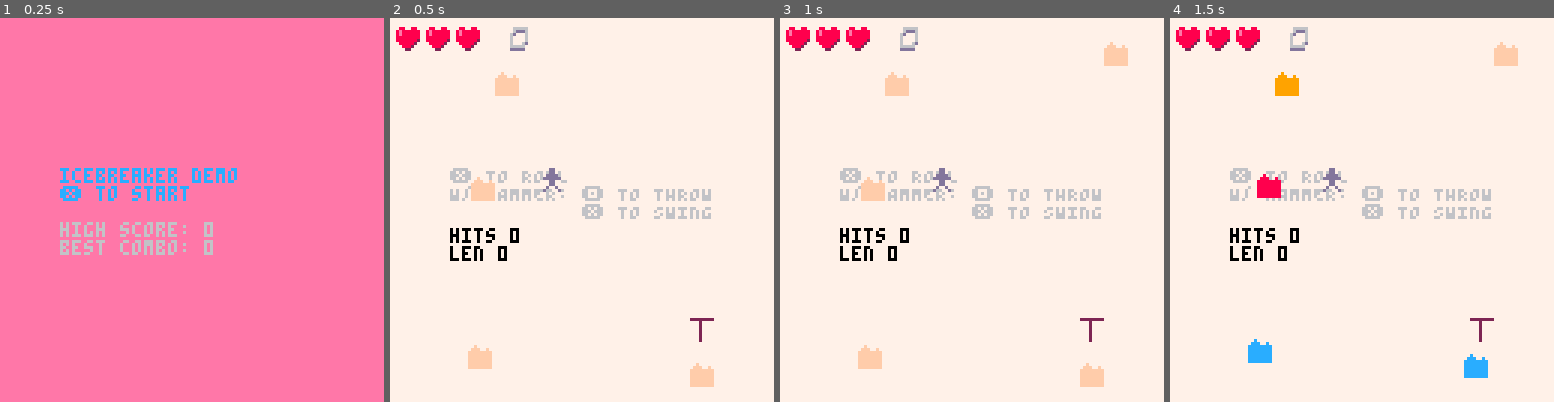
Above: before the commit, frames 1-4 (left to right).
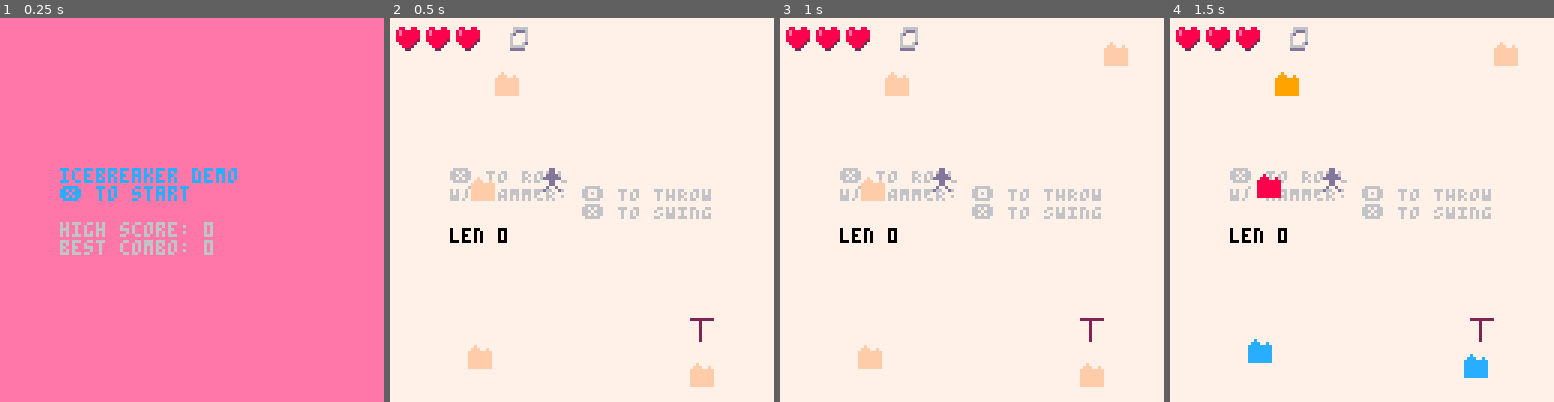
Above: after the commit, the same moments.

Repository: wsasaki01/icebreaker
Game: PICO-8 cartridge p2/icebreaker-p2.p8
Same seed, same stepped clock (60 frames per second), same inputs: the game is played once before the commit and once after it.
Inputs:
- Up to frame 1 (0.25 s): no input
- Up to frame 2 (0.5 s): tap X (X key) at 0.33 s
- Up to frame 3 (1 s): tap O (Z key) at 0.7 s
- Up to frame 4 (1.5 s): tap X (X key) at 1.07 s

Frame 1 is identical in both runs. In frame 2, 0.6% of the frame differs, in the area x 15-34%, y 54-64%; in frame 3, 0.6%; in frame 4, 0.6%.

Commit message:
Heart drops

Diff:
--- a/p2/draw.lua
+++ b/p2/draw.lua
@@ -34,6 +34,10 @@
 
         h:draw()
 
+        for heart in all(hearts) do
+            heart:draw()
+        end
+
         if p.hit then
             p.hit_count -= 1
             if p.hit_count == 0 then
@@ -49,8 +53,7 @@
 
         cursor(20, 70, 0)
         log({
-            "hits "..tostr(h.hit_cnt),
-            "len "..tostr(#hit_signs)
+            "len "..#hearts
         })
     elseif retry then
         rectfill(20, 30, 100, 80, 2)
--- /dev/null
+++ b/p2/drops.lua
@@ -0,0 +1,20 @@
+function create_heart(x, y)
+    add(hearts, {
+        x = x, xw = 5,
+        y = y, yw = 5,
+
+        draw = function(self)
+            spr(22, self.x, self.y)
+        end,
+
+        check = function(self)
+            if collide(p.x, p.y, p.xw, p.yw, self.x, self.y, self.xw, self.yw) then
+                if p.health != p.max_health then
+                    p.health += 1
+                    sfx(5)
+                end
+                del(hearts, self)
+            end
+        end
+    })
+end
--- a/p2/enemy.lua
+++ b/p2/enemy.lua
@@ -3,6 +3,7 @@
         x = flr(rnd(128)), xw = 8,
         y = flr(rnd(128)), yw = 8,
         speed = e_s_min + rnd(e_s_max-e_s_min),
+        drop = (flr(rnd(20))==0 and p.health != p.max_health) and true or false,
         s = 7,
         spawn_cnt = 30,
 
@@ -31,6 +32,9 @@
                         h.hit_cnt+=1
                         h.last_hit = {x=self.x, y=self.y}
                     end
+                    if self.drop then
+                        create_heart(self.x, self.y)
+                    end
                     del(enemies, self)
                 end
             end
--- a/p2/icebreaker-p2.p8
+++ b/p2/icebreaker-p2.p8
@@ -10,6 +10,7 @@
 #include enemy.lua
 #include weapon.lua
 #include damage.lua
+#include drops.lua
 #include lib.lua
 __gfx__
 00000000000dd00000c0000022222222000dd222000000000880088000f000000066600000000000000000000000000000000000000000000000000000000000
@@ -20,11 +21,11 @@
 00700700000dd000cccccccc00020000000dd0200000000008888820ffffffff0666ddd000000000000000000000000000000000000000000000000000000000
 0000000000d00d00cccccccc0002000000d00d200000000000888200ffffffff0ddddd6000000000000000000000000000000000000000000000000000000000
 000000000d0000d0cccccccc000200000d0000d00000000000022000ffffffff0066dd0000000000000000000000000000000000000000000000000000000000
-00000000000000000090000000800000000000000000000000000000000000000000000000000000000000000000000000000000000000000000000000000000
-00000000000000000999009008880080000000000000000000000000000000000000000000000000000000000000000000000000000000000000000000000000
-00000000000000009999999988888888000000000000000000000000000000000000000000000000000000000000000000000000000000000000000000000000
-00000000000000009999999988888888000000000000000000000000000000000000000000000000000000000000000000000000000000000000000000000000
-00000000000000009999999988888888000000000000000000000000000000000000000000000000000000000000000000000000000000000000000000000000
+00000000000000000090000000800000000000000000000008080000000000000000000000000000000000000000000000000000000000000000000000000000
+0000000000000000099900900888008000000000000000008e888000000000000000000000000000000000000000000000000000000000000000000000000000
+00000000000000009999999988888888000000000000000088882000000000000000000000000000000000000000000000000000000000000000000000000000
+00000000000000009999999988888888000000000000000008820000000000000000000000000000000000000000000000000000000000000000000000000000
+00000000000000009999999988888888000000000000000000200000000000000000000000000000000000000000000000000000000000000000000000000000
 00000000000000009999999988888888000000000000000000000000000000000000000000000000000000000000000000000000000000000000000000000000
 00000000000000009999999988888888000000000000000000000000000000000000000000000000000000000000000000000000000000000000000000000000
 00000000000000009999999988888888000000000000000000000000000000000000000000000000000000000000000000000000000000000000000000000000
--- a/p2/player.lua
+++ b/p2/player.lua
@@ -4,7 +4,7 @@
         x = 50, xw = 8,
         y = 50, yw = 8,
         score = 0, multi = 1, combo_rec = 0,
-        health = 3,
+        health = 3, max_health = 5,
 
         combo_cnt = 0,
         combo_fr = 60,
--- a/p2/setup.lua
+++ b/p2/setup.lua
@@ -6,4 +6,5 @@
     attacks = {}
     enemies = {}
     hit_signs = {}
+    hearts = {}
 end
--- a/p2/update.lua
+++ b/p2/update.lua
@@ -148,6 +148,10 @@
             for hs in all(hit_signs) do
                 hs:decay()
             end
+
+            for heart in all(hearts) do
+                heart:check()
+            end
         end
     elseif retry then
         if btn("5") then
Not shown, changed: the sound effects (__sfx__) section of p2/icebreaker-p2.p8
